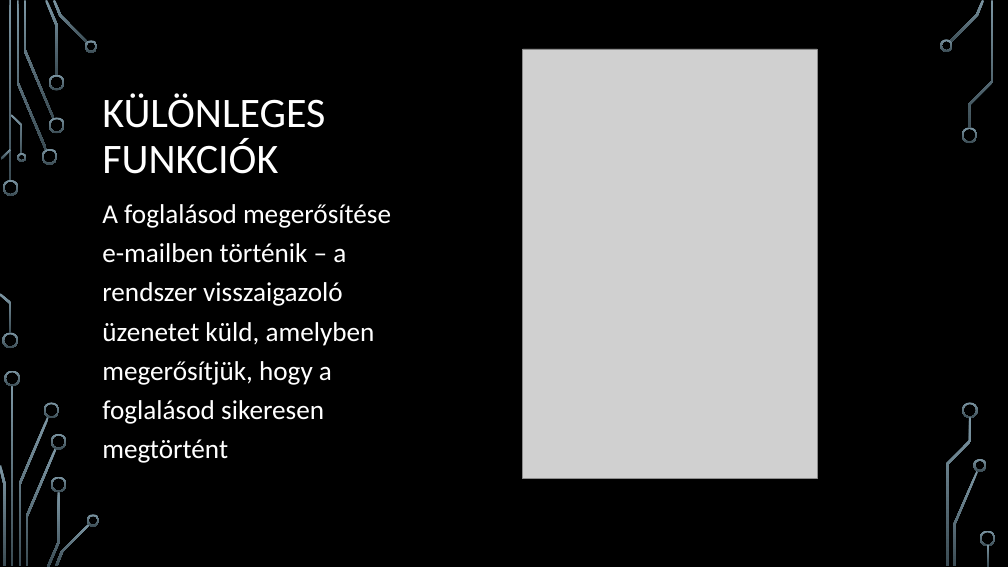
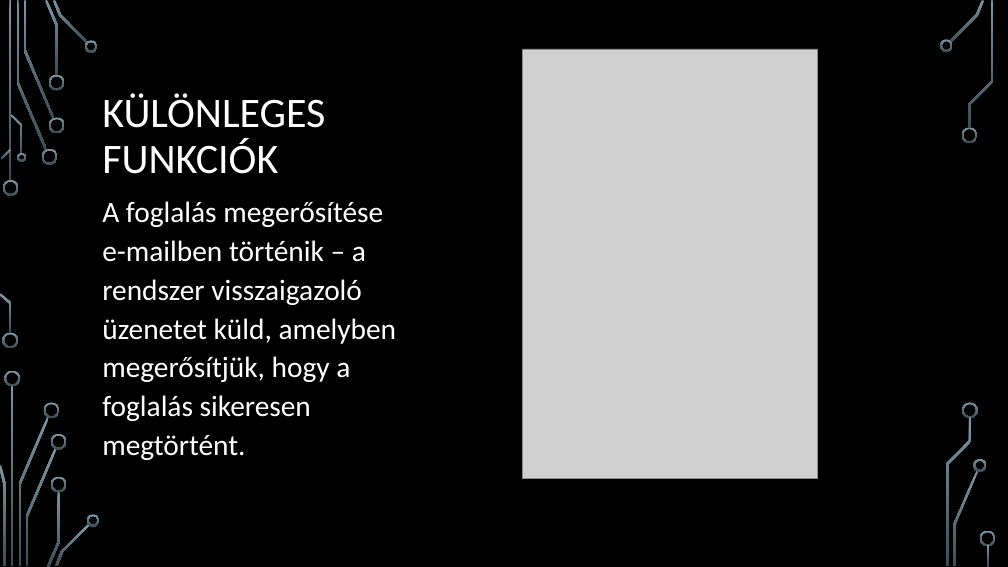
Before and after one commit to MrTahil/hotel, a slide deck: slide 22 of HMZ-rt.pptx. Drawn at 1008x567 pixels with LibreOffice and Linux fonts; fonts in the diff are those of the drawing; grey boxes stand for pictures; background and template pictures are left out. Boxes give left, top, right and bottom in pixels: in the first picture for what was removed or moved away, otherwise in the second. Text is boxed around its words. In the diff, an @@ line names an element or a change of style, - is before the commit and + after.

```diff
--- a/HMZ-rt.pptx
+++ b/HMZ-rt.pptx
@@ text at [102,201,397,460]: text changed; size 25.9 to 28 pt @@
-A foglalásod megerősítése e-mailben történik – a rendszer visszaigazoló üzenetet küld, amelyben megerősítjük, hogy a foglalásod sikeresen megtörtént
+A foglalás megerősítése e-mailben történik – a rendszer visszaigazoló üzenetet küld, amelyben megerősítjük, hogy a foglalás sikeresen megtörtént.
```
Also in this commit, not shown: 18 other slides changed.
